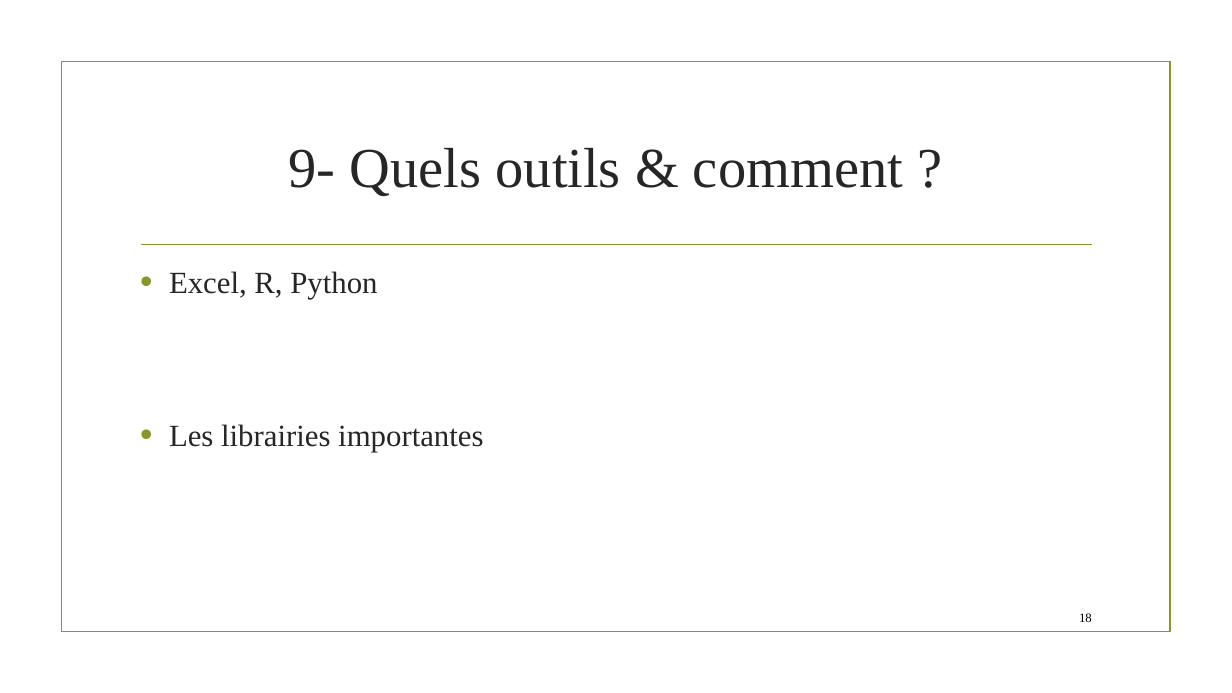
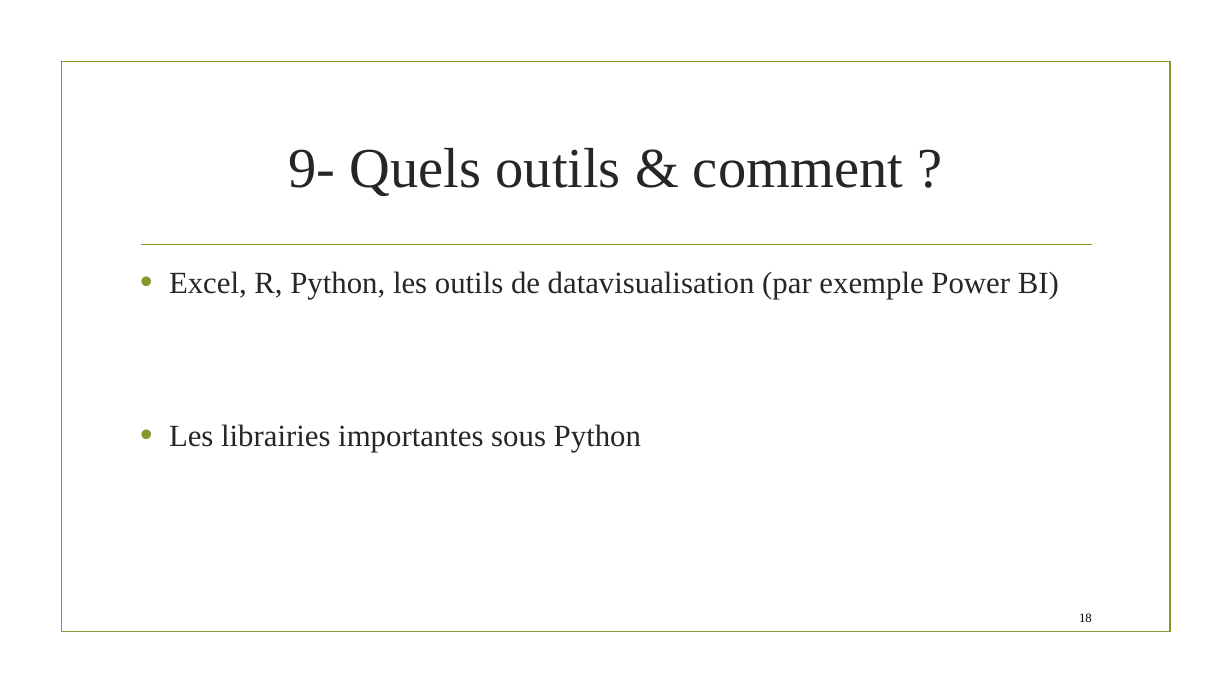
Before and after one commit to ML-for-B-E/Statistique-graphique, a slide deck: slide 18 of Statistique graphique.pptx. Drawn at 1232x693 pixels with LibreOffice and Linux fonts; fonts in the diff are those of the drawing; background and template pictures are left out. Boxes give left, top, right and bottom in pixels: in the first picture for what was removed or moved away, otherwise in the second. Text is boxed around its words. In the diff, an @@ line names an element or a change of style, - is before the commit and + after.

```diff
--- a/Statistique graphique.pptx
+++ b/Statistique graphique.pptx
@@ text at (169,271,1059,452): text changed @@
-• Excel, R, Python
-• Les librairies importantes
+• Excel, R, Python, les outils de datavisualisation (par exemple Power BI)
+• Les librairies importantes sous Python
```
Also in this commit, not shown: 11 other slides changed, 2 slides added, 1 slide removed.
